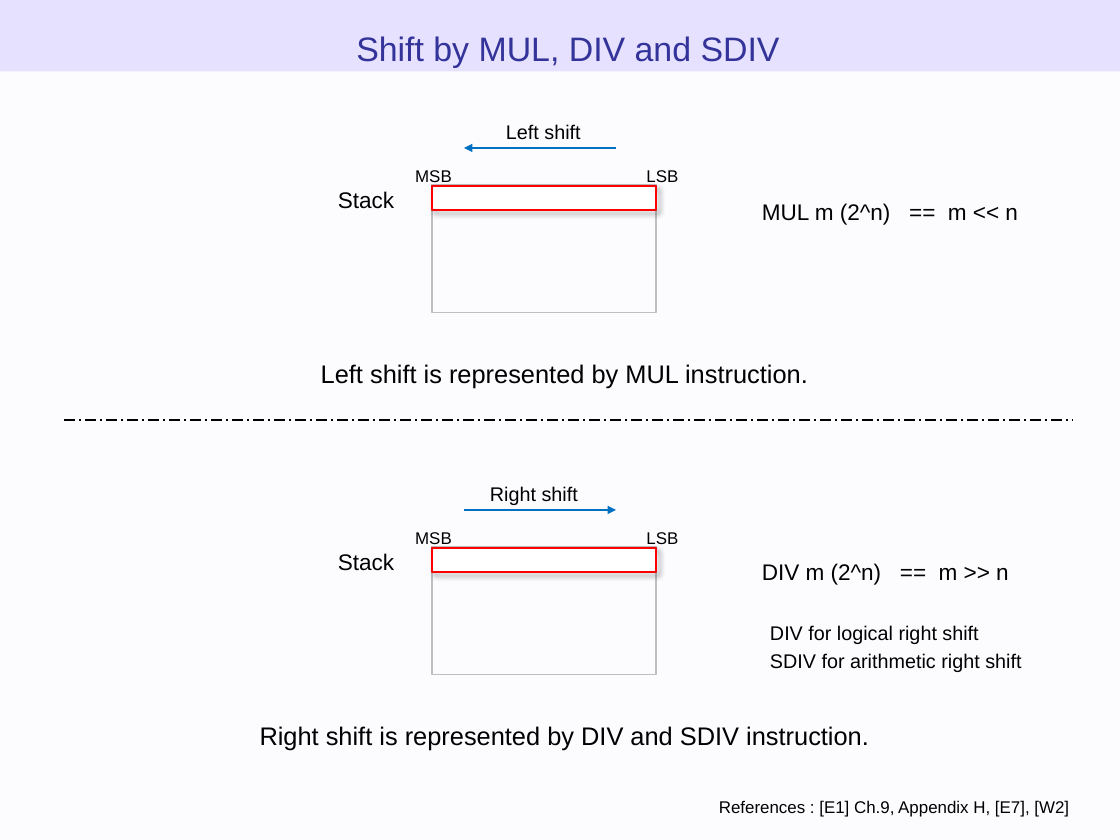
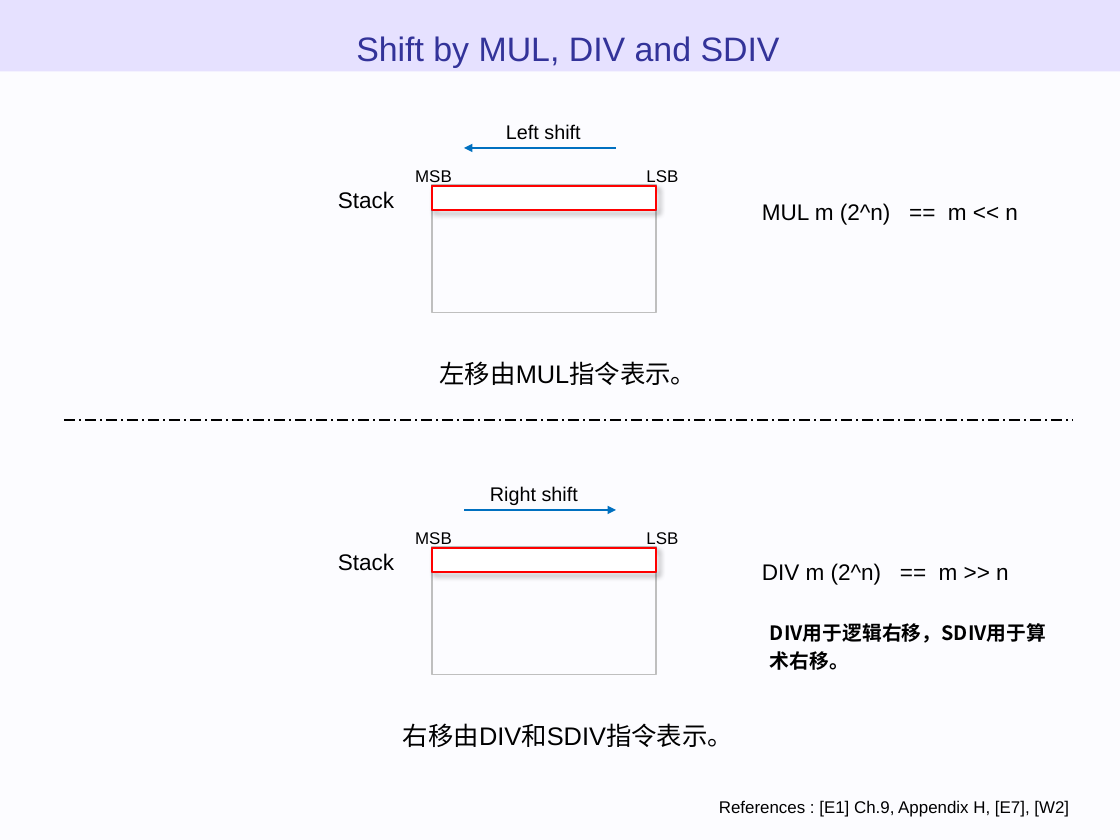
Before and after one commit to WTNO/Evm_Js_Learning, a slide deck: slide 76 of ethereum_evm_illustrated - 翻译.pptx. Drawn at 1120x840 pixels with LibreOffice and Linux fonts; fonts in the diff are those of the drawing. Boxes give left, top, right and bottom in pixels: in the first picture for what was removed or moved away, otherwise in the second. Text is boxed around its words. In the diff, an @@ line names an element or a change of style, - is before the commit and + after.

Commit message:
以太坊虚拟机图示 - Virtual machine - Instruction set、Miscellaneous、 Source code in Geth、EVM developer utility

```diff
--- a/ethereum_evm_illustrated - 翻译.pptx
+++ b/ethereum_evm_illustrated - 翻译.pptx
@@ text at <box>440,361,697,385</box>: text changed @@
-Left shift is represented by MUL instruction.
+左移由MUL指令表示。
@@ text at <box>770,623,1046,670</box>: text changed; font Arial to Noto Sans CJK JP; bold on @@
-DIV for logical right shift
-SDIV for arithmetic right shift
+DIV用于逻辑右移，SDIV用于算术右移。
@@ text at <box>403,723,733,747</box>: text changed @@
-Right shift is represented by DIV and SDIV instruction.
+右移由DIV和SDIV指令表示。
```
Also in this commit, not shown: 2 other slides changed.
